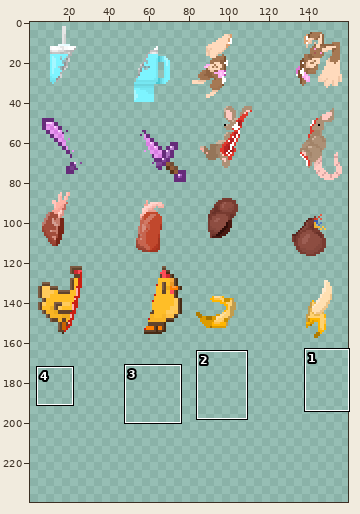
Sprite sheet: Rescources/Textures/spritesheet_slice1_20250116020147.png. Above, an overview of the earlier version with the close-up marked.
Close-up. Old version:
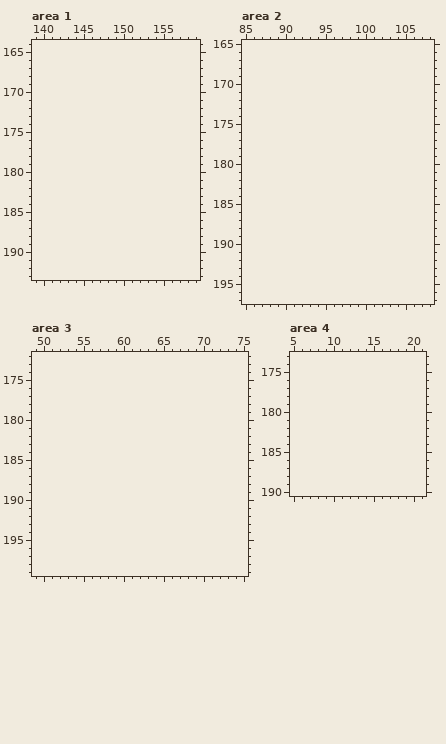
The file is 160x160 pixels. Colours within 5 levels of each other are drawn and written as one. Shown: area 1: x 139..159, y 164..193; area 2: x 85..108, y 165..197; area 3: x 49..75, y 172..199; area 4: x 5..21, y 173..190. The old version is drawn lined up with the new one, on the new canvas. The wide view leaves out empty margins. The commit also changed other parts of the picture, which this record leaves out.
After:
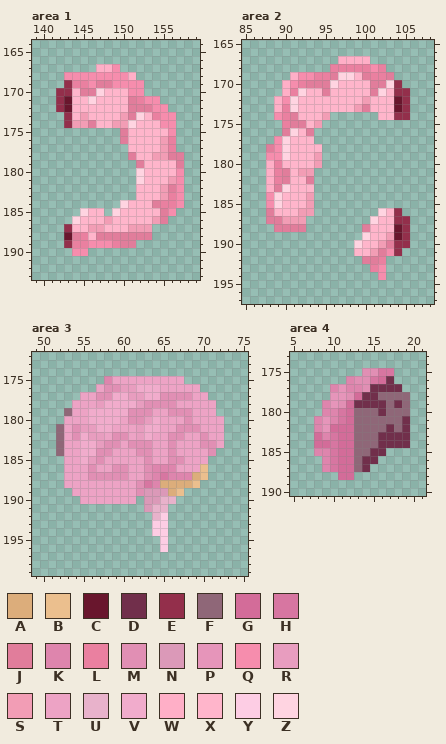
Palette (. is transparent): A #dcad7b  B #ebbf8e  C #69162d  D #712f4b  E #932f4b  F #8f6778  G #d36c99  H #d776a1  J #e17d9b  K #de85ad  L #ea80a0  M #e18fb4  N #db99b8  P #e695ba  Q #f68dad  R #e89dbf  S #f29db5  T #eda3c5  U #e8b2cb  V #f1accc  W #ffafc7  X #ffb5cb  Y #fdcde4  Z #ffd4e1
The edit:
canvas 160x160 -> 160x240
--- area 1
@@ x 139..159 @@
 166 .....................
-167 .....................
-168 .....................
-169 .....................
-170 .....................
-171 .....................
-172 .....................
-173 .....................
-174 .....................
-175 .....................
-176 .....................
-177 .....................
-178 .....................
-179 .....................
-180 .....................
-181 .....................
-182 .....................
-183 .....................
-184 .....................
-185 .....................
-186 .....................
-187 .....................
-188 .....................
-189 .....................
-190 .....................
+167 ........WWQ..........
+168 ....QQQQQQQQW........
+169 ....ELLQJJQQQQ.......
+170 ...EEXJJZXXXQQ.......
+171 ...ECXXZXXXXJLQQ.....
+172 ...ECXXXXXXXJJJQQ....
+173 ....EXSXXXXSJZXLQQ...
+174 ....ESSJXXSSZXXXQQ...
+175 ...........JXXXXXQ...
+176 ...........JXXXXSL...
+177 ............XXXXSL...
+178 ............JXXSSJJ..
+179 .............JXXXXJ..
+180 .............ZXXXXQ..
+181 .............ZXXXSQ..
+182 .............XXXSJQ..
+183 .............XXXSLQ..
+184 ...........ZXXXJLLQ..
+185 ......ZXX.ZXXXXXJQ...
+186 .....ZXXXSXXXXXSJ....
+187 ....EXXSSXXXSSS......
+188 ....CJLXJJJJJJJ......
+189 ....ELLQQQLJJ........
+190 .....QQ..............
 191 .....................
--- area 2
@@ x 85..108 @@
 166 ........................
-167 ........................
-168 ........................
-169 ........................
-170 ........................
-171 ........................
-172 ........................
-173 ........................
-174 ........................
-175 ........................
-176 ........................
-177 ........................
-178 ........................
-179 ........................
-180 ........................
-181 ........................
-182 ........................
-183 ........................
-184 ........................
-185 ........................
-186 ........................
-187 ........................
-188 ........................
-189 ........................
-190 ........................
-191 ........................
-192 ........................
-193 ........................
-194 ........................
+167 ............WWWW........
+168 ...........LLLLLQL......
+169 ......WQQLLJZZXJLLJ.....
+170 .....WQLJJJZXXXXJJZE....
+171 .....WLZXXJXXXXXJZXEE...
+172 ....WQZXXXXXXXXSXXXCE...
+173 ....WLZXXXXXXXSJXXXCE...
+174 ....QLJXXXS......XXEE...
+175 .....LJJXS..............
+176 .....JZXJ...............
+177 ....QZXXX...............
+178 ...JQZXXXX..............
+179 ...QQZXXXS..............
+180 ...WLXXXXS..............
+181 ...WLJXSS...............
+182 ...WLJXXJ...............
+183 ...WJZXXX...............
+184 ...QZXXXS...............
+185 ...QZXXXS...............
+186 ...JXXXSS........ZXE....
+187 ...JJSSS........ZXXEE...
+188 ....JJJJ.......JXXXCE...
+189 ...............ZXXSCE...
+190 ..............ZXXSJEE...
+191 ..............XXSJQE....
+192 ...............JJL......
+193 ................LQ......
+194 .................Q......
 195 ........................
--- area 3
@@ x 49..75 @@
 174 ...........................
-175 ...........................
-176 ...........................
-177 ...........................
-178 ...........................
-179 ...........................
-180 ...........................
-181 ...........................
-182 ...........................
-183 ...........................
-184 ...........................
-185 ...........................
-186 ...........................
-187 ...........................
-188 ...........................
-189 ...........................
-190 ...........................
-191 ...........................
-192 ...........................
-193 ...........................
-194 ...........................
-195 ...........................
-196 ...........................
+175 .........KTTTTTTTTT........
+176 ........TMMRRVVVTTTTT......
+177 ......TTMMVVRRVVMMMMTT.....
+178 .....TTTRVVVVRMMMMTTTTT....
+179 ....FTTVVVVVMMMTTMMMTTT....
+180 ....TTTVVVVTMMRVTTTMTTTT...
+181 ...FTMRRVVTTTRVVTTMMMTTT...
+182 ...FTMVRRTMMTRVTTMMTTMTT...
+183 ...FTTVVRMMTMMMTTMTTTMMT...
+184 ...FTTVVMMTTTMMTTMTTTTM....
+185 ....TTVRMTTTTTMTTMMTTT.....
+186 ....TTTMTTMMTTMKKKTTTB.....
+187 ....TTTMMMMMTTMKHKKKAB.....
+188 ....TTTTTTTTTMHKAAAAB......
+189 .....TTTTTTTTMNNNAB........
+190 ......TTTTTTT.NNUU.........
+191 ..............NUU..........
+192 ...............UY..........
+193 ...............YY..........
+194 ...............YY..........
+195 ................Y..........
+196 ................Y..........
 197 ...........................
--- area 4
@@ x 5..21 @@
 174 .................
-175 .................
-176 .................
-177 .................
-178 .................
-179 .................
-180 .................
-181 .................
-182 .................
-183 .................
-184 .................
-185 .................
-186 .................
-187 .................
-188 .................
+175 .........MMHH....
+176 .......KMMHGD....
+177 .....KPKKMDDDD...
+178 .....PPMGDDFFFF..
+179 ....KPMGDDDDFDF..
+180 ....KKHGFFFDFFF..
+181 ...KPKHGFFFFFFD..
+182 ...KPGGGFFFFDFD..
+183 ...GKHGGFFFDDDD..
+184 ...GGHGGFFFDDDD..
+185 ...KKHGGFFDD.....
+186 ....KHGGFDD......
+187 ....KHGGFD.......
+188 ......GG.........
 189 .................
Changed places in both close-ups, as pixel boxes (x1, y1, x2, y2):
added: (56, 64, 184, 256)
added: (266, 56, 410, 280)
added: (56, 376, 224, 552)
added: (314, 368, 410, 480)
